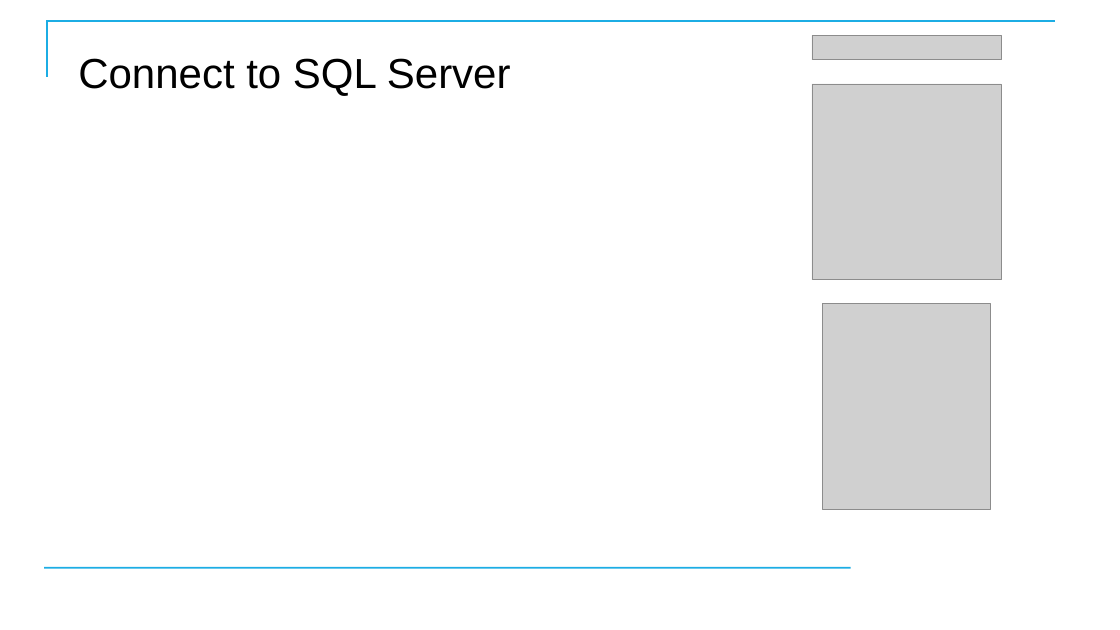
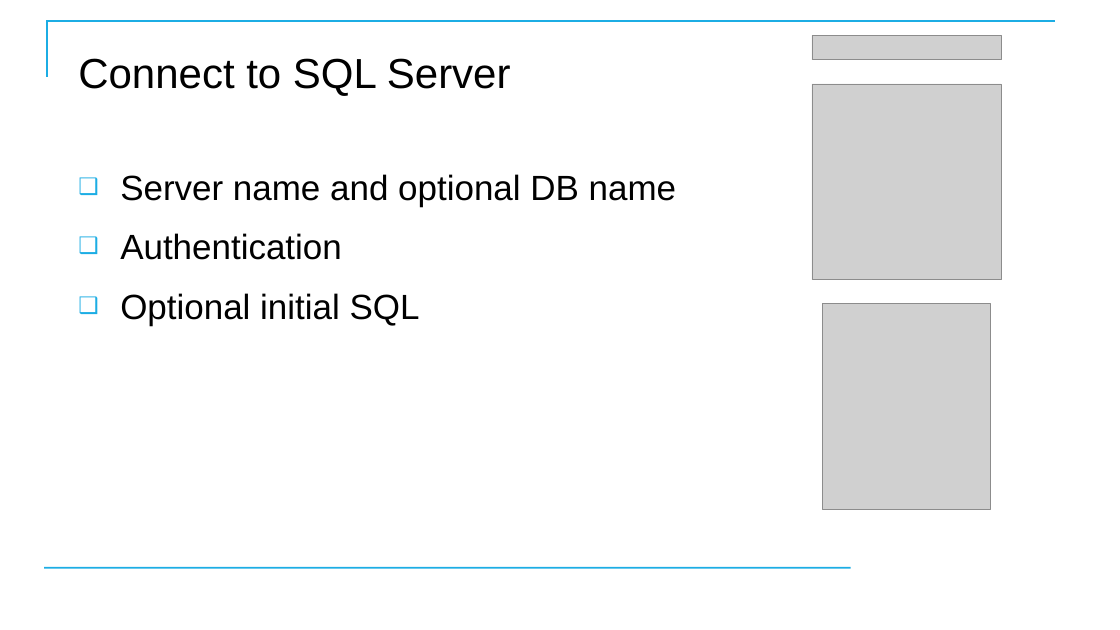
Before and after one commit to CostelloTechnicalConsulting/XTBP10---Tableau-Prep-Introduction, a slide deck: slide 32 of ppt/TableauPrepBuilderIntroV1_1.pptx. Drawn at 1120x630 pixels with LibreOffice and Linux fonts; fonts in the diff are those of the drawing; grey boxes stand for pictures; background and template pictures are left out. Boxes give left, top, right and bottom in pixels: in the first picture for what was removed or moved away, otherwise in the second. Text is boxed around its words. In the diff, an @@ line names an element or a change of style, - is before the commit and + after.

```diff
--- a/ppt/TableauPrepBuilderIntroV1_1.pptx
+++ b/ppt/TableauPrepBuilderIntroV1_1.pptx
@@ text added at (120, 174, 676, 325), 30 pt, text #000000 @@
+❑ Server name and optional DB name
+❑ Authentication
+❑ Optional initial SQL
```
Also in this commit, not shown: 3 other slides changed, 8 other files.
